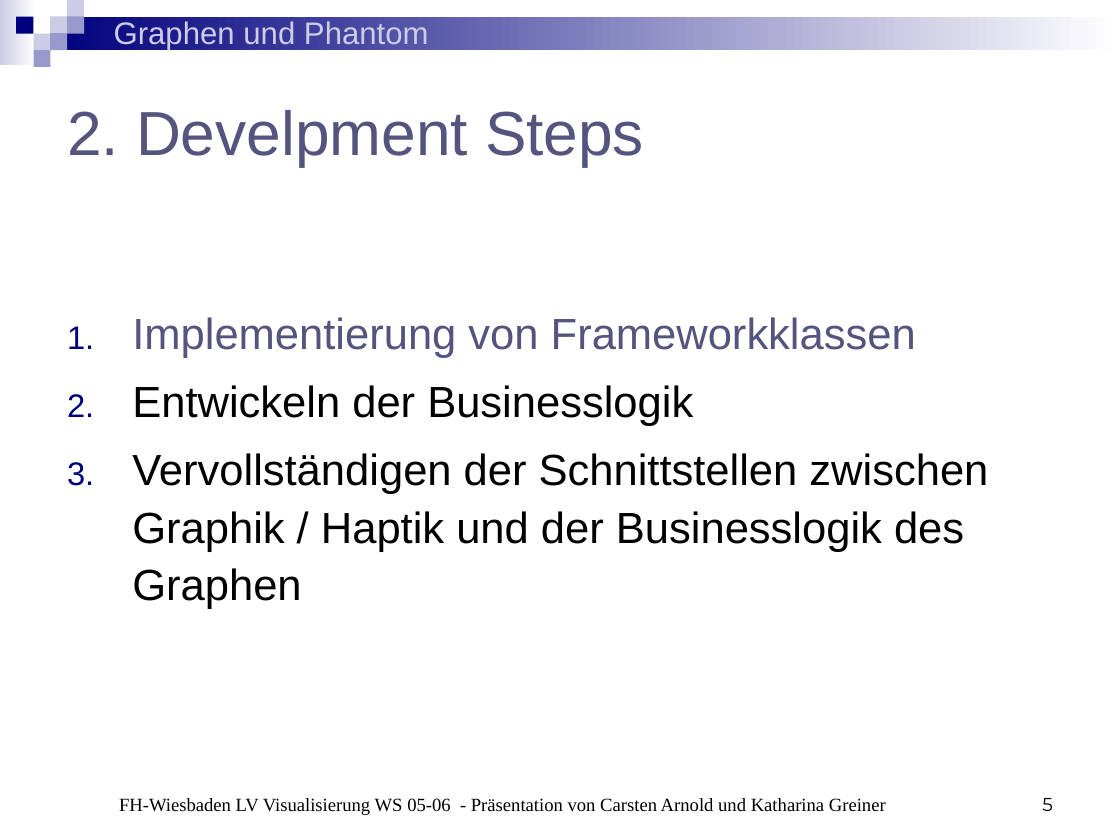
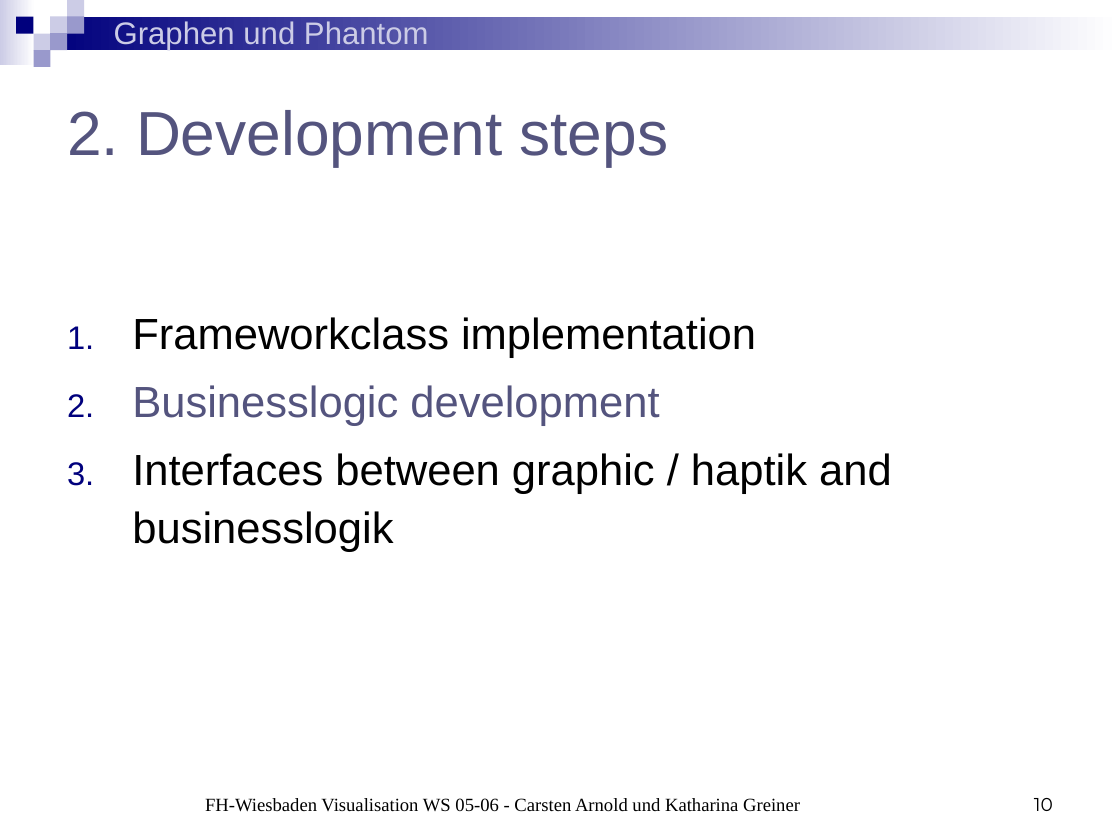
Before and after one commit to BackupTheBerlios/phantom-graphs-svn, a slide deck: slide 10 of trunk/Präsentationen/Präsentation3.ppt (slide 5 before the commit). Drawn at 1120x840 pixels with LibreOffice and Linux fonts; fonts in the diff are those of the drawing. Boxes give left, top, right and bottom in pixels: in the first picture for what was removed or moved away, otherwise in the second. Text is boxed around its words. In the diff, an @@ line names an element or a change of style, - is before the commit and + after.

Commit message:
Update: Präsentation3

```diff
--- a/trunk/Präsentationen/Präsentation3.ppt
+++ b/trunk/Präsentationen/Präsentation3.ppt
@@ title at box(67, 110, 669, 166): text changed @@
-2. Develpment Steps
+2. Development steps
@@ text at box(132, 317, 892, 552): text changed @@
-1. Implementierung von Frameworkklassen
-2. Entwickeln der Businesslogik
-3. Vervollständigen der Schnittstellen zwischen Graphik / Haptik und der Businesslogik des Graphen
+1. Frameworkclass implementation
+2. Businesslogic development
+3. Interfaces between graphic / haptik and businesslogik
@@ text at box(205, 798, 800, 812): text changed @@
-FH-Wiesbaden LV Visualisierung WS 05-06 - Präsentation von Carsten Arnold und Katharina Greiner
+FH-Wiesbaden Visualisation WS 05-06 - Carsten Arnold und Katharina Greiner
@@ page number at box(1034, 798, 1053, 811): text changed @@
-5
+10
```
Also in this commit, not shown: 11 other slides changed, 5 slides added, 1 slide removed.
